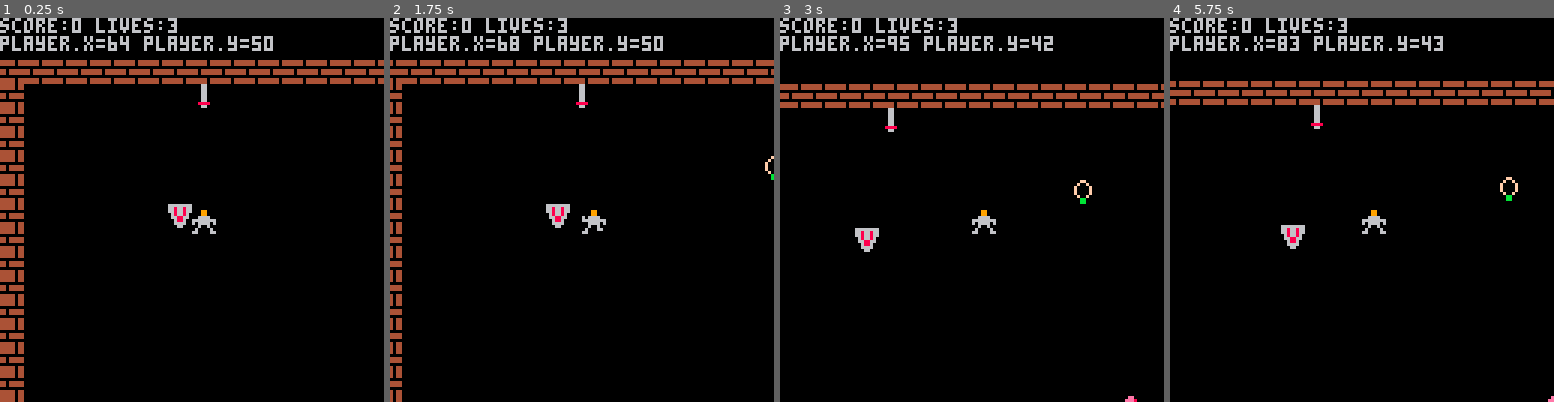
Above: before the commit, frames 1-4 (left to right).
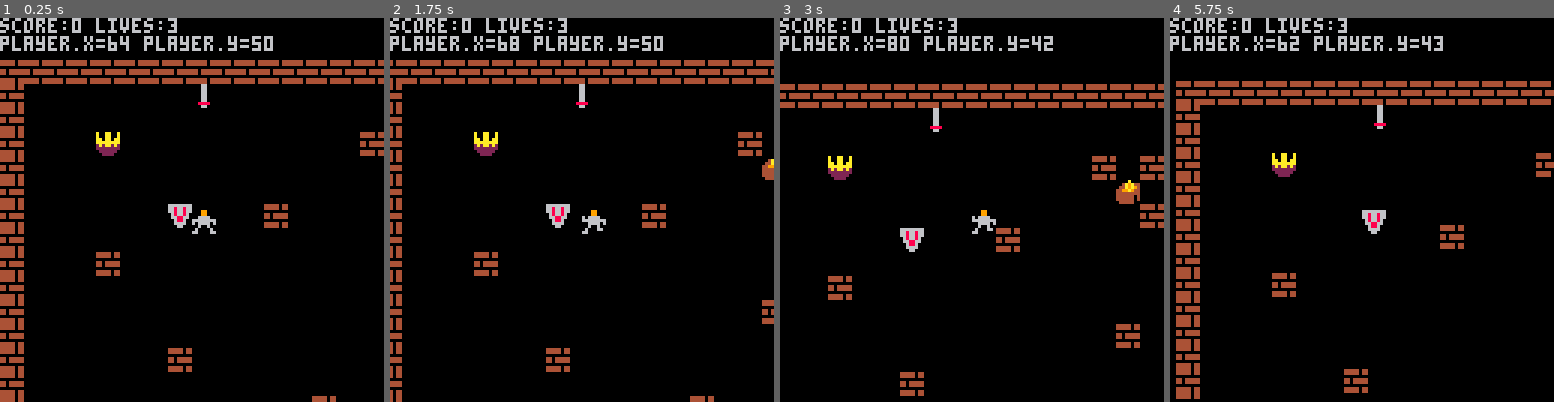
Above: after the commit, the same moments.

Repository: HNE74/pico8
Game: PICO-8 cartridge dtreasure/dtreasure.p8
Two runs of this game, one before a commit and one after it. Both use one fixed random seed, a clock stepped at 60 frames per second and the inputs below.
Inputs:
- Up to frame 1 (0.25 s): no input
- Up to frame 2 (1.75 s): tap X (X key) at 0.33, 1.07 s; tap O (Z key) at 0.7, 1.7 s; hold Right from 1.6 s (still down)
- Up to frame 3 (3 s): tap X (X key) at 1.85, 2.97 s; release Right at 2.1 s; tap O (Z key) at 2.1, 2.5, 2.9 s; hold Up 2.15-2.42 s; hold Right from 2.47 s (still down)
- Up to frame 4 (5.75 s): release Right at 3.03 s; hold Left 3.08-3.58 s; tap O (Z key) every 0.4 s from 3.3 to 5.7 s; hold Down 3.63-3.97 s; hold Right 4.02-4.68 s; tap X (X key) at 4.08, 5.2 s; hold Up 4.73-5.03 s; hold Left 5.08-5.68 s; hold Down from 5.73 s (still down)

The runs differ from the first frame. In frame 1, 1.4% of the frame differs, in the area x 25-100%, y 29-100%; in frame 2, 1.7%; in frame 3, 4.5%; in frame 4, 6.6%, in the area x 0-100%, y 4-100%.

Commit message:
random dragon position

Diff:
--- a/dtreasure/dtreasure.p8
+++ b/dtreasure/dtreasure.p8
@@ -23,6 +23,7 @@
   world.tiles={}
   world.width=30
   world.height=30
+  world.obstacles=20
 
   for y=1,world.height do
     world[y]={}
@@ -37,6 +38,16 @@
       end
       add(world[y],1)
     end
+  end
+
+  for i=1,world.obstacles do
+    local ox=-1
+    local oy=-1
+    while ox==-1 or world[ox][oy]==1 do
+      ox=flr(rnd(world.width))+1
+      oy=flr(rnd(world.height))+1
+    end
+    world[ox][oy]=1
   end
 end
 
@@ -241,6 +252,17 @@
   dragon.firemax=3
   dragon.hits=0
   dragon.maxhits=2
+
+  local dcol=true
+  while(dcol==true) do
+    dragon.xp=flr(rnd(world.width*tile.w))
+    dragon.yp=flr(rnd(world.height*tile.h))
+    for t in all(world.tiles) do
+      if not intersect(t,dragon) then
+        dcol=false
+      end
+    end
+  end
 end
 
 function create_dragon_fire()
